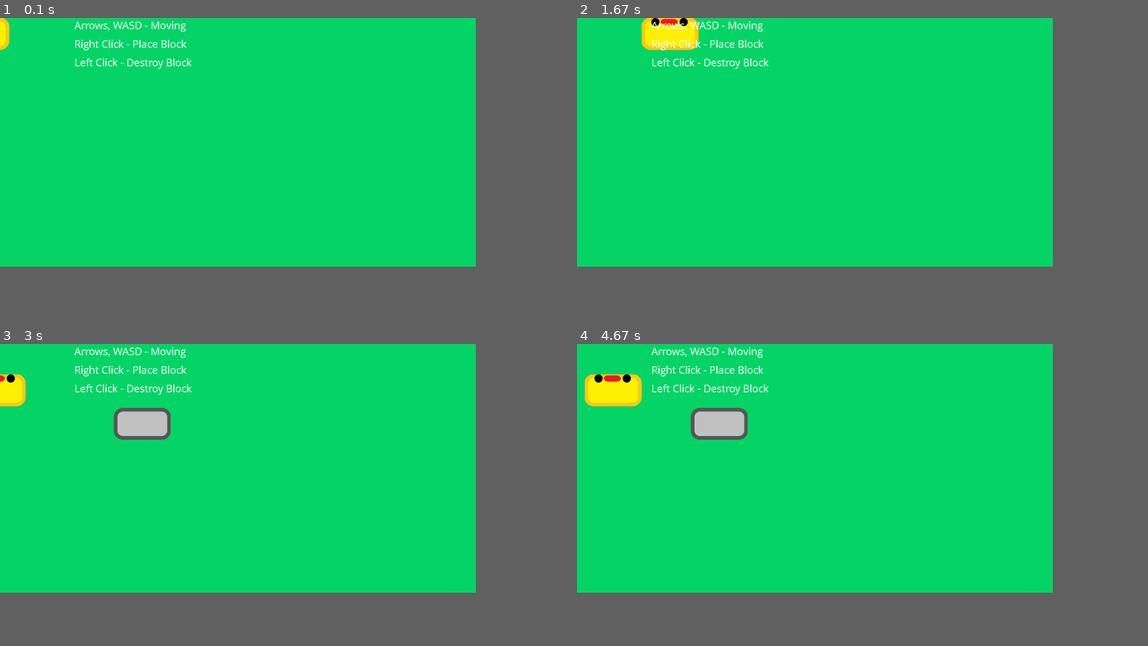
Above: before the commit, frames 1-4 (two rows, left to right).
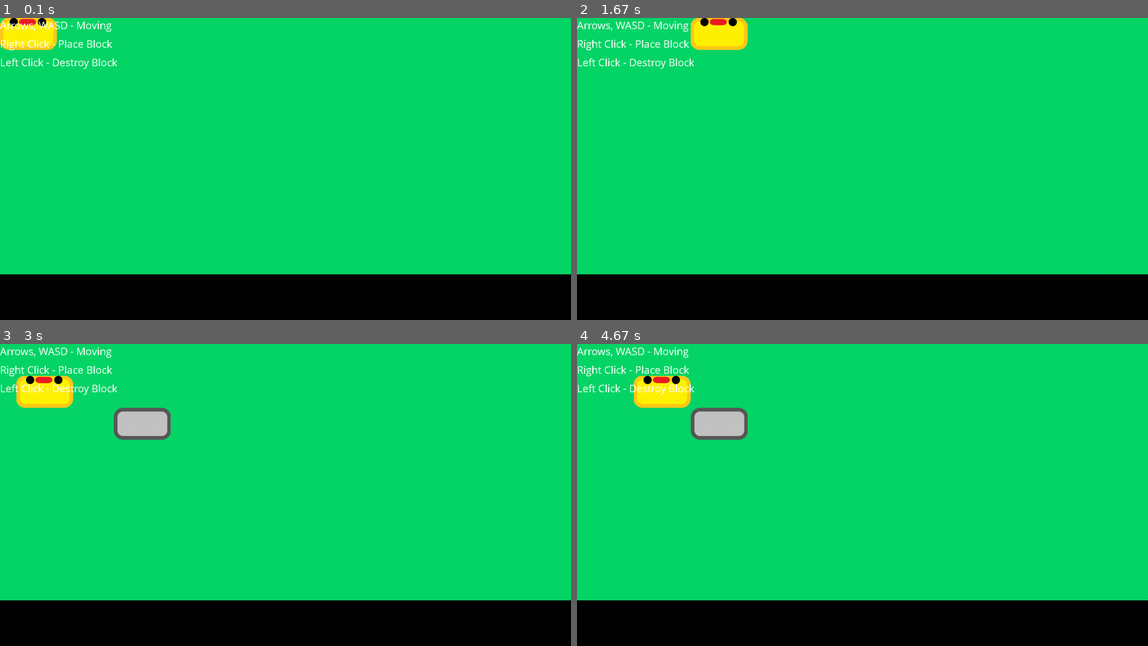
Above: after the commit, the same moments.

Repository: timaaos/PySocketGame
Game: pygame game, started from pygame_version.py
The game is run twice, just before and just after one commit, with the same random seed, the same clock (stepped at 60 frames per second) and the same inputs.
Inputs (mouse positions are in pixels of both pictures, inside the frame that each line leads up to):
- Up to frame 1 (0.1 s): no input
- Up to frame 2 (1.67 s): hold Right 0.33-0.8 s; hold D 1.17-1.63 s
- Up to frame 3 (3 s): right-click (148, 434) at 1.72 s; hold A 2-2.53 s; hold Down 2.57-2.87 s; hold A from 2.9 s (still down)
- Up to frame 4 (4.67 s): release A at 3.3 s; hold Up 3.33-3.7 s; hold D 3.73-4.37 s; hold Down from 4.4 s (still down)
In our replay, the window is 750x392 before the commit and 900x476 after it. These sizes can differ from the game's own. Grey fills any space a smaller window leaves; there, only what the larger window draws over its background counts as a difference.

The runs differ from the first frame. In frame 1, 18% of the frame differs, in the area x 0-100%, y 0-85%; in frame 2, 19%; in frame 3, 19%; in frame 4, 19%.

Commit message:
deleted adaptive size, fixed smooth moving bug

Diff:
--- a/character.py
+++ b/character.py
@@ -21,4 +21,12 @@
         self.screen.blit(self.image, self.rect)
     def update(self):
         self.rect.x = self.rect.x+((self.x-self.rect.x)/self.speed)
+        if ((self.x - self.rect.x) / self.speed < 1 and(self.x - self.rect.x) / self.speed > 0):
+            self.rect.x = self.x
+        if ((self.x - self.rect.x) / self.speed > -1 and(self.x - self.rect.x) / self.speed < 0):
+            self.rect.x = self.x
         self.rect.y = self.rect.y+((self.y-self.rect.y)/self.speed)
+        if ((self.y - self.rect.y) / self.speed > -1 and(self.y - self.rect.y) / self.speed < 0):
+            self.rect.y = self.y
+        if ((self.y - self.rect.y) / self.speed < 1 and(self.y - self.rect.y) / self.speed > 0):
+            self.rect.y = self.y
--- a/game_functions.py
+++ b/game_functions.py
@@ -4,13 +4,15 @@
 from block import Block
 
 block_list = []
-pygame.font.init() # you have to call this at the start,
-                   # if you want to use this module.
+pygame.font.init()  # you have to call this at the start,
+# if you want to use this module.
 myfont = pygame.font.SysFont('Comic Sans MS', 30)
+
 
 def check_down_events(event, character1):
     settings = Settings()
-    if (event.key == pygame.K_RIGHT or event.key == pygame.K_d) and character1.x + settings.speed_x * 2 < settings.width - (
+    if (
+            event.key == pygame.K_RIGHT or event.key == pygame.K_d) and character1.x + settings.speed_x * 2 < settings.width - (
             settings.width - settings.admin_width) // 2:
         character1.x += settings.speed_x
         character1.centerx += settings.speed_x
@@ -21,7 +23,8 @@
     if (event.key == pygame.K_UP or event.key == pygame.K_w) and character1.y - settings.speed_y >= 0:
         character1.y -= settings.speed_y
         character1.centery -= settings.speed_y
-    if (event.key == pygame.K_DOWN or event.key == pygame.K_s) and character1.y + settings.speed_y * 2 <= settings.admin_height - (
+    if (
+            event.key == pygame.K_DOWN or event.key == pygame.K_s) and character1.y + settings.speed_y * 2 <= settings.admin_height - (
             settings.admin_height * 0.20):
         character1.y += settings.speed_y
         character1.centery += settings.speed_y
@@ -30,10 +33,13 @@
 def check_mouse_events(event):
     settings = Settings()
     if pygame.mouse.get_pressed()[2]:
-        block_list.append([event.pos[0] - event.pos[0] % settings.speed_x, event.pos[1] - event.pos[1] % settings.speed_y])
+        if ((event.pos[1] - event.pos[
+            1] % settings.speed_y) + settings.speed_y < settings.admin_height - settings.admin_height * 0.20):
+            block_list.append(
+                [event.pos[0] - event.pos[0] % settings.speed_x, event.pos[1] - event.pos[1] % settings.speed_y])
     if pygame.mouse.get_pressed()[0]:
         print("lmb clicked")
-        #TODO: block destroy
+        # TODO: block destroy
 
 
 def check_events(screen, character1):
@@ -54,13 +60,13 @@
                      ((settings.width - settings.admin_width) // 2, 0,
                       settings.admin_width - (settings.width - settings.admin_width) // 4,
                       settings.admin_height - settings.admin_height * 0.20), 0)
-    textsurface = myfont.render('Arrows, WASD - Moving', False, (255, 255,255))
+    textsurface = myfont.render('Arrows, WASD - Moving', False, (255, 255, 255))
     textsurface2 = myfont.render('Right Click - Place Block', False, (255, 255, 255))
     textsurface3 = myfont.render('Left Click - Destroy Block', False, (255, 255, 255))
     character1.blitme()
-    screen.blit(textsurface, (200, 0))
-    screen.blit(textsurface2, (200, 50))
-    screen.blit(textsurface3, (200, 100))
+    screen.blit(textsurface, (0, 0))
+    screen.blit(textsurface2, (0, 50))
+    screen.blit(textsurface3, (0, 100))
     for i in block_list:
         Block(screen, i[0], i[1]).blitme()
     pygame.display.flip()
--- a/settings.py
+++ b/settings.py
@@ -9,8 +9,8 @@
     def __init__(self):
         self.admin_width = 1536
         self.admin_height = 864
-        self.width = root.winfo_screenwidth()
-        self.height = root.winfo_screenheight()
+        self.width = 1536
+        self.height = 864
         self.fps = 120
         self.speed_x = 153
         self.speed_y = 86
